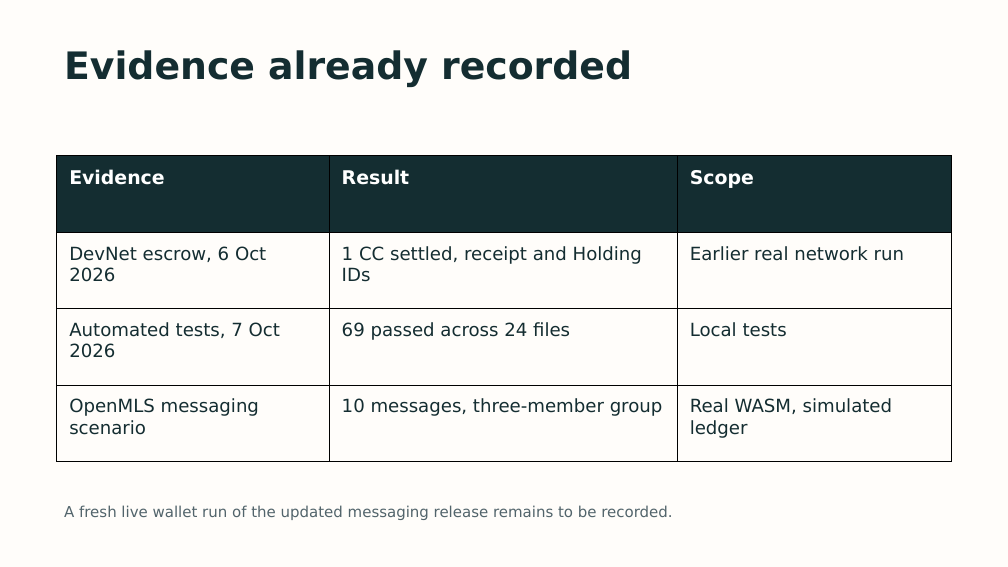
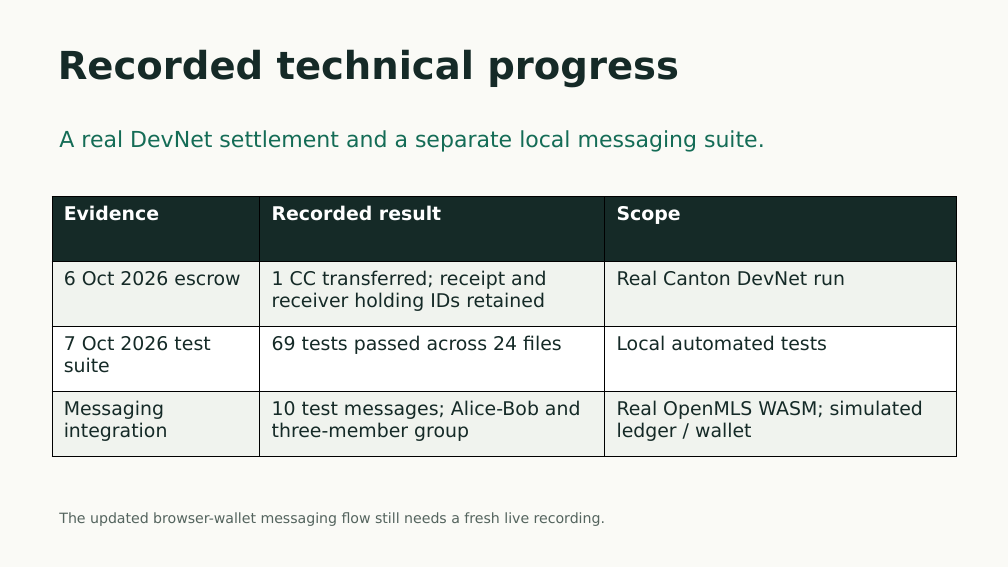
Before and after one commit to ntfound-dev/Vinss-canton, a slide deck: slide 6 of docs/vinss-deck.pptx (slide 5 before the commit). Drawn at 1008x567 pixels with LibreOffice and Linux fonts; fonts in the diff are those of the drawing. Boxes give left, top, right and bottom in pixels: in the first picture for what was removed or moved away, otherwise in the second. Text is boxed around its words. In the diff, an @@ line names an element or a change of style, - is before the commit and + after.

Commit message:
docs: rewrite VINSS product business and technical materials

```diff
--- a/docs/vinss-deck.pptx
+++ b/docs/vinss-deck.pptx
@@ background #FFFDFA to #FAFAF6 @@
@@ text at <box>58,49,679,88</box>: text changed; size 36 to 36.8 pt; text colour #142D31 to #152A27 @@
-Evidence already recorded
+Recorded technical progress
@@ text added at <box>59,130,765,152</box>, 21 pt, text #146C56 @@
+A real DevNet settlement and a separate local messaging suite.
@@ table at <box>52,197,957,457</box> @@
-row 1, column 2: Result
+row 1, column 2: Recorded result
-row 2: DevNet escrow, 6 Oct 2026 | 1 CC settled, receipt and Holding IDs | Earlier real network run
+row 2: 6 Oct 2026 escrow | 1 CC transferred; receipt and receiver holding IDs retained | Real Canton DevNet run
-row 3: Automated tests, 7 Oct 2026 | 69 passed across 24 files | Local tests
+row 3: 7 Oct 2026 test suite | 69 tests passed across 24 files | Local automated tests
-row 4: OpenMLS messaging scenario | 10 messages, three-member group | Real WASM, simulated ledger
+row 4: Messaging integration | 10 test messages; Alice-Bob and three-member group | Real OpenMLS WASM; simulated ledger / wallet
@@ fill #142D31 to #152A27 in row 1 @@
@@ fill #FFFDFA to #F0F3EE in 6 cells @@
@@ fill #FFFDFA to #FFFFFF in row 3 @@
@@ table: place and size @@
-table at <box>57,156,951,461</box>
+table at <box>52,197,957,457</box>
@@ text at <box>59,512,605,526</box>: text changed; size 14.2 to 13.5 pt; text colour #52646B to #54645E @@
-A fresh live wallet run of the updated messaging release remains to be recorded.
+The updated browser-wallet messaging flow still needs a fresh live recording.
```
Also in this commit, not shown: 9 slides added, 7 slides removed, 16 other files.
